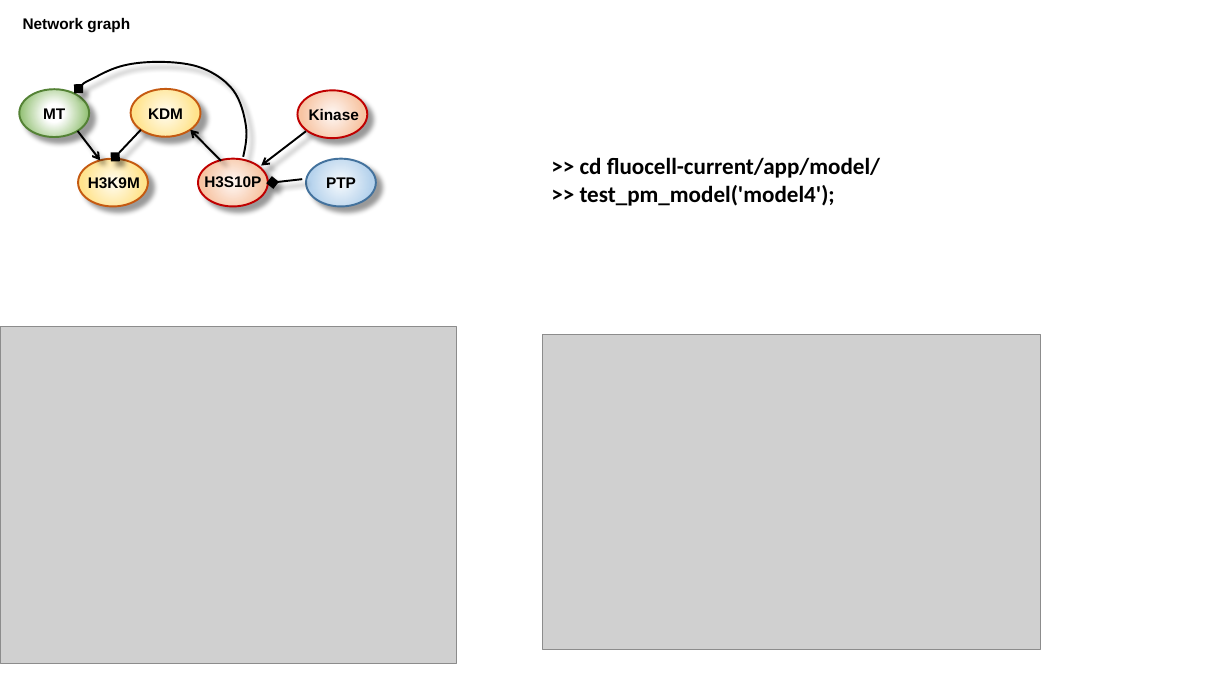
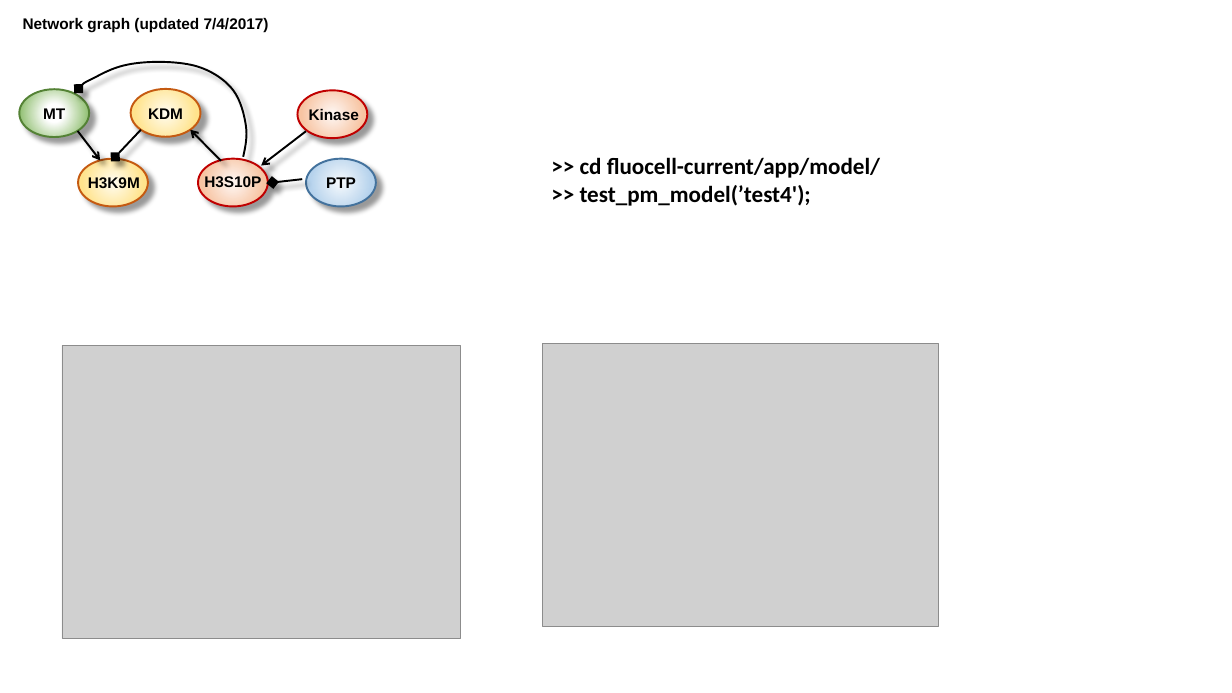
Before and after one commit to lu6007/fluocell, a slide deck: slide 1 of app/model/result_0211_2017.pptx. Drawn at 1232x693 pixels with LibreOffice and Linux fonts; fonts in the diff are those of the drawing; grey boxes stand for pictures. Boxes give left, top, right and bottom in pixels: in the first picture for what was removed or moved away, otherwise in the second. Text is boxed around its words. In the diff, an @@ line names an element or a change of style, - is before the commit and + after.

Commit message:
Update the phosphorylation methylation model

```diff
--- a/app/model/result_0211_2017.pptx
+++ b/app/model/result_0211_2017.pptx
@@ text at <box>23,18,269,33</box>: text changed @@
-Network graph
+Network graph (updated 7/4/2017)
@@ text at <box>580,185,811,206</box>: text changed @@
->> test_pm_model('model4');
+>> test_pm_model(’test4');
@@ picture: place and size @@
-picture at <box>0,326,457,664</box>
+picture at <box>62,346,460,639</box>
@@ picture: place and size @@
-picture at <box>543,335,1041,650</box>
+picture at <box>543,344,939,627</box>
```
Also in this commit, not shown: 8 other slides changed, 1 slide added, 3 other files.
